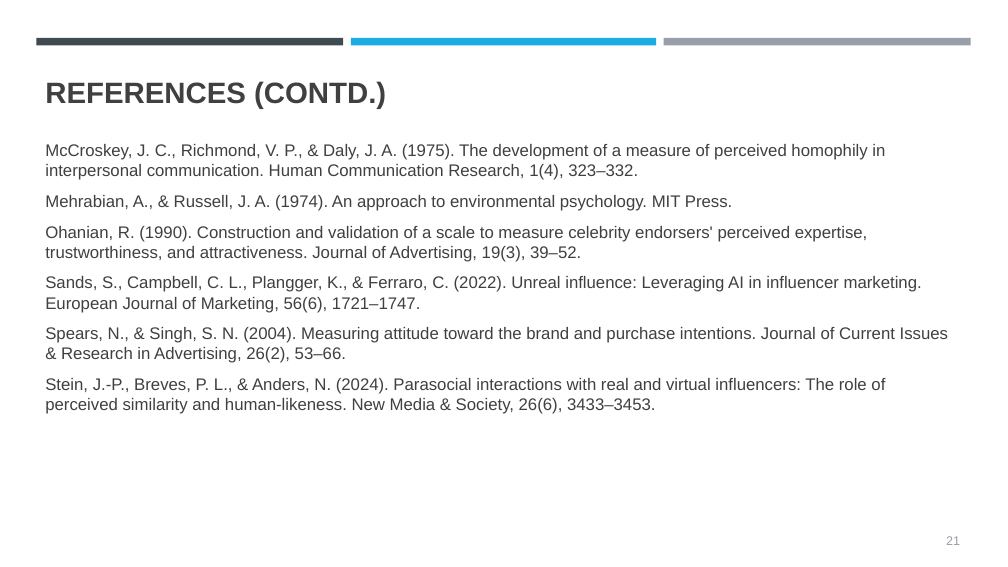
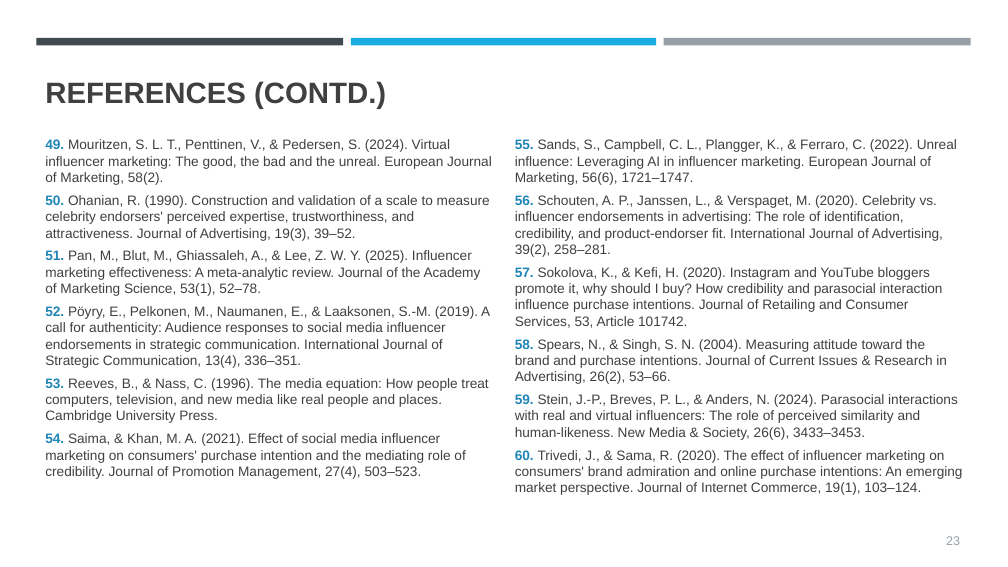
Before and after one commit to Abhiramjayan-versiert/AJ-Claude-, a slide deck: slide 23 of presentation/Virtual_Influencers_Trust_Purchase_Intention_GenZ.pptx (slide 21 before the commit). Drawn at 1008x567 pixels with LibreOffice and Linux fonts; fonts in the diff are those of the drawing. Boxes give left, top, right and bottom in pixels: in the first picture for what was removed or moved away, otherwise in the second. Text is boxed around its words. In the diff, an @@ line names an element or a change of style, - is before the commit and + after.

```diff
--- a/presentation/Virtual_Influencers_Trust_Purchase_Intention_GenZ.pptx
+++ b/presentation/Virtual_Influencers_Trust_Purchase_Intention_GenZ.pptx
@@ text at bbox=[45, 139, 492, 479]: text changed; size 16 to 13 pt @@
-McCroskey, J. C., Richmond, V. P., & Daly, J. A. (1975). The development of a measure of perceived homophily in interpersonal communication. Human Communication Research, 1(4), 323–332.
-Mehrabian, A., & Russell, J. A. (1974). An approach to environmental psychology. MIT Press.
-Ohanian, R. (1990). Construction and validation of a scale to measure celebrity endorsers' perceived expertise, trustworthiness, and attractiveness. Journal of Advertising, 19(3), 39–52.
-Sands, S., Campbell, C. L., Plangger, K., & Ferraro, C. (2022). Unreal influence: Leveraging AI in influencer marketing. European Journal of Marketing, 56(6), 1721–1747.
-Spears, N., & Singh, S. N. (2004). Measuring attitude toward the brand and purchase intentions. Journal of Current Issues & Research in Advertising, 26(2), 53–66.
-Stein, J.-P., Breves, P. L., & Anders, N. (2024). Parasocial interactions with real and virtual influencers: The role of perceived similarity and human-likeness. New Media & Society, 26(6), 3433–3453.
+49. Mouritzen, S. L. T., Penttinen, V., & Pedersen, S. (2024). Virtual influencer marketing: The good, the bad and the unreal. European Journal of Marketing, 58(2).
+50. Ohanian, R. (1990). Construction and validation of a scale to measure celebrity endorsers' perceived expertise, trustworthiness, and attractiveness. Journal of Advertising, 19(3), 39–52.
+51. Pan, M., Blut, M., Ghiassaleh, A., & Lee, Z. W. Y. (2025). Influencer marketing effectiveness: A meta-analytic review. Journal of the Academy of Marketing Science, 53(1), 52–78.
+52. Pöyry, E., Pelkonen, M., Naumanen, E., & Laaksonen, S.-M. (2019). A call for authenticity: Audience responses to social media influencer endorsements in strategic communication. International Journal of Strategic Communication, 13(4), 336–351.
+53. Reeves, B., & Nass, C. (1996). The media equation: How people treat computers, television, and new media like real people and places. Cambridge University Press.
+54. Saima, & Khan, M. A. (2021). Effect of social media influencer marketing on consumers' purchase intention and the mediating role of credibility. Journal of Promotion Management, 27(4), 503–523.
@@ text added at bbox=[515, 139, 963, 495], 13 pt, text #404040 @@
+55. Sands, S., Campbell, C. L., Plangger, K., & Ferraro, C. (2022). Unreal influence: Leveraging AI in influencer marketing. European Journal of Marketing, 56(6), 1721–1747.
+56. Schouten, A. P., Janssen, L., & Verspaget, M. (2020). Celebrity vs. influencer endorsements in advertising: The role of identification, credibility, and product-endorser fit. International Journal of Advertising, 39(2), 258–281.
+57. Sokolova, K., & Kefi, H. (2020). Instagram and YouTube bloggers promote it, why should I buy? How credibility and parasocial interaction influence purchase intentions. Journal of Retailing and Consumer Services, 53, Article 101742.
+58. Spears, N., & Singh, S. N. (2004). Measuring attitude toward the brand and purchase intentions. Journal of Current Issues & Research in Advertising, 26(2), 53–66.
+59. Stein, J.-P., Breves, P. L., & Anders, N. (2024). Parasocial interactions with real and virtual influencers: The role of perceived similarity and human-likeness. New Media & Society, 26(6), 3433–3453.
+60. Trivedi, J., & Sama, R. (2020). The effect of influencer marketing on consumers' brand admiration and online purchase intentions: An emerging market perspective. Journal of Internet Commerce, 19(1), 103–124.
@@ page number at bbox=[946, 536, 960, 545]: text changed @@
-21
+23
```
Also in this commit, not shown: 2 other slides changed, 3 slides added.
